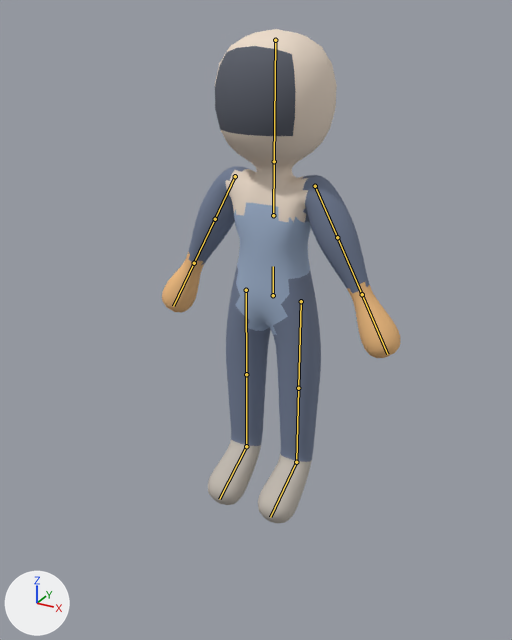
Two versions of the glTF model arte/boneco.glb, one commit apart.
Rendered twice from a camera (50 mm lens) standing at (1.11, -2.14, 1.81) and looking at (-0.03, -0.07, 0.77). Arrows for +X, +Y and +Z are at lower left; the lights stay in place. The older version comes first. The bones that change, and the others that lie on the model, are drawn over the model as lines.

The first picture shows 'Corpo'.
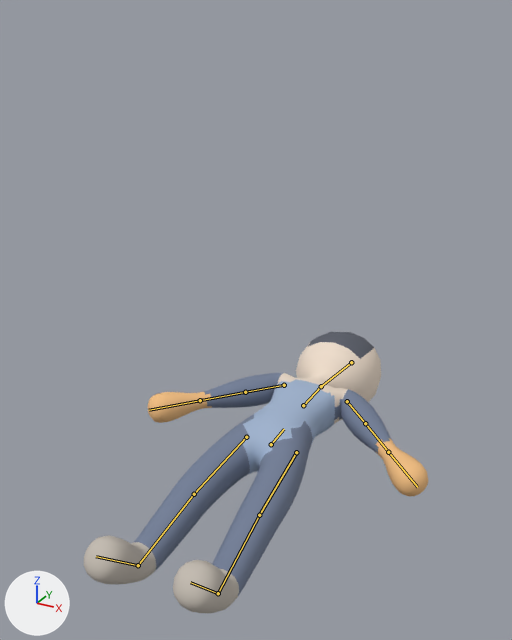
The newer file adds an action. The first version stands in its rest pose; the second is drawn at frame 44 of the action 'morte'.

The edits, one by one:
Bone 'quadril' (bone_quadril) moves from (0.0, 0.0, 0.0) to (0.0, -0.642, 0.0).
Bone 'quadril' (bone_quadril) turns from (0, 0, 0) to (-85, 0, 0) degrees about its own x, y and z.
Bone 'coxa_D' (bone_coxa_d) turns from (0, 0, 0) to (3, 0, -4) degrees about its own x, y and z.
Bone 'canela_D' (bone_canela_d) turns from (0, 0, 0) to (5, 0, 0) degrees about its own x, y and z.
Bone 'coxa_E' (bone_coxa_e) turns from (0, 0, 0) to (5, 0, 5) degrees about its own x, y and z.
Bone 'canela_E' (bone_canela_e) turns from (0, 0, 0) to (8, 0, 0) degrees about its own x, y and z.
Bone 'peito' (bone_peito) turns from (0, 0, 0) to (-4, 0, 0) degrees about its own x, y and z.
Bone 'braco_D' (bone_braco_d) turns from (0, 0, 0) to (8, 1, -16) degrees about its own x, y and z.
Bone 'braco_E' (bone_braco_e) turns from (0, 0, 0) to (7, -1, 12) degrees about its own x, y and z.
Bone 'cabeca' (bone_cabeca) turns from (0, 0, 0) to (-8, 0, 0) degrees about its own x, y and z.

Boxes (x1, y1, x2, y2) around the edits, measured in the pictures (512 x 640 px):
'Corpo', posed (44% wider, 43% shorter): before (162, 29, 400, 523); after (84, 332, 428, 614)
bone 'quadril', root to tip: before (273, 295) to (273, 266); after (271, 444) to (284, 429)
bone 'coxa_D', root to tip: before (301, 301) to (298, 388); after (296, 452) to (259, 515)
bone 'canela_D', root to tip: before (298, 388) to (296, 462); after (259, 515) to (218, 593)
bone 'coxa_E', root to tip: before (246, 290) to (246, 374); after (246, 437) to (194, 494)
bone 'canela_E', root to tip: before (246, 374) to (246, 446); after (194, 494) to (138, 565)
bone 'peito', root to tip: before (273, 215) to (274, 161); after (303, 405) to (321, 386)
bone 'braco_D', root to tip: before (315, 186) to (337, 237); after (347, 401) to (365, 423)
bone 'braco_E', root to tip: before (235, 176) to (215, 219); after (284, 385) to (245, 392)
bone 'cabeca', root to tip: before (274, 161) to (275, 40); after (321, 386) to (351, 362)
